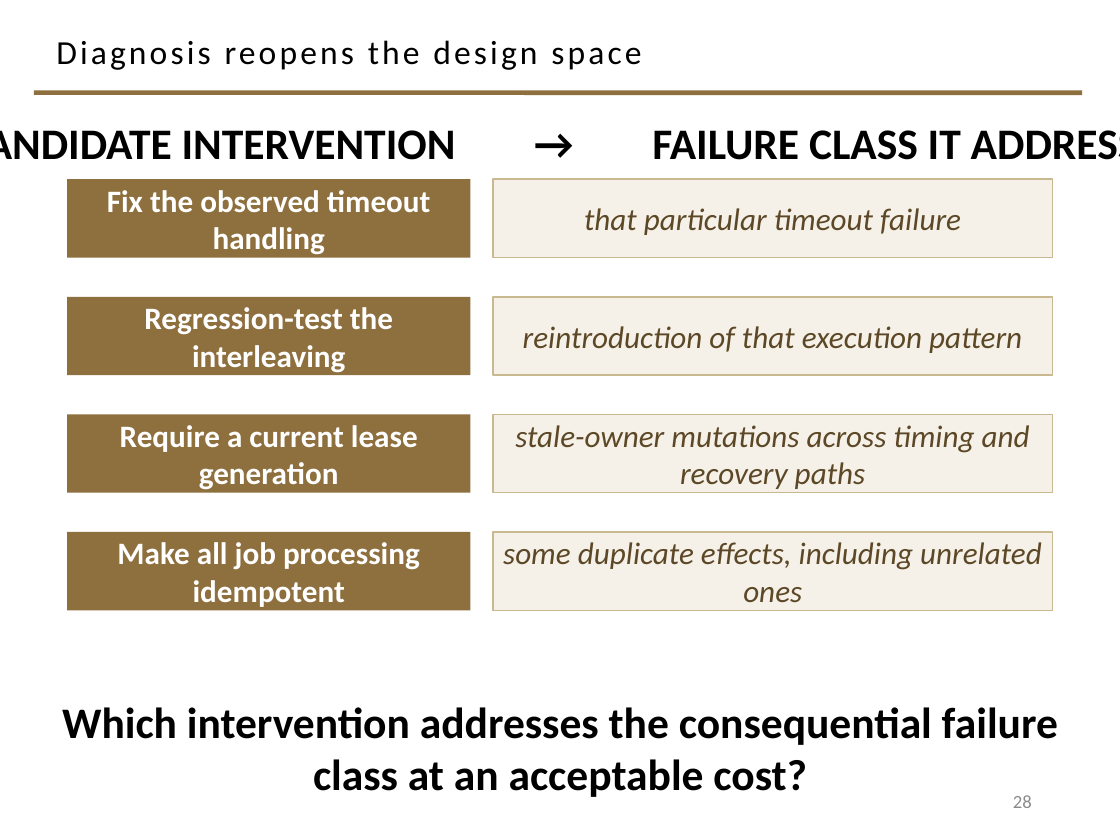
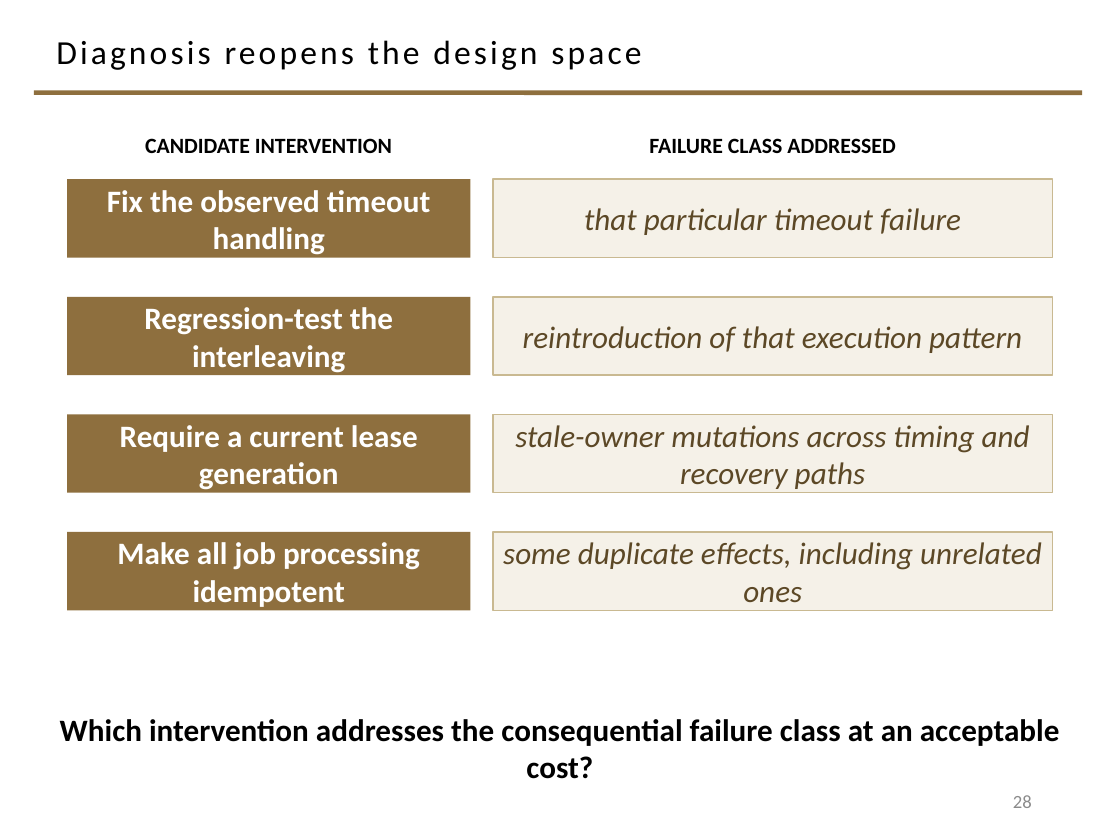
Before and after one commit to davisjam/model-based-agentic-software-engineering, a slide deck: slide 28 of course/lectures/act-2-delegation-and-control/04-failure-aware-engineering/2-4-Failure-Aware-Engineering.pptx. Drawn at 1120x840 pixels with LibreOffice and Linux fonts; fonts in the diff are those of the drawing; background and template pictures are left out. Boxes give left, top, right and bottom in pixels: in the first picture for what was removed or moved away, otherwise in the second. Text is boxed around its words. In the diff, an @@ line names an element or a change of style, - is before the commit and + after.

```diff
--- a/course/lectures/act-2-delegation-and-control/04-failure-aware-engineering/2-4-Failure-Aware-Engineering.pptx
+++ b/course/lectures/act-2-delegation-and-control/04-failure-aware-engineering/2-4-Failure-Aware-Engineering.pptx
@@ text added at (x1=145, y1=138, x2=392, y2=153), 14 pt, text #000000, bold @@
+CANDIDATE INTERVENTION
@@ text at (x1=649, y1=138, x2=895, y2=153): text changed; size 28 to 14 pt @@
-CANDIDATE INTERVENTION → FAILURE CLASS IT ADDRESSES
+FAILURE CLASS ADDRESSED
@@ text "Which intervention addresses the consequential ..." at (x1=60, y1=719, x2=1060, y2=779): size 28 to 20 pt @@
```
Also in this commit, not shown: 2 other slides changed.
